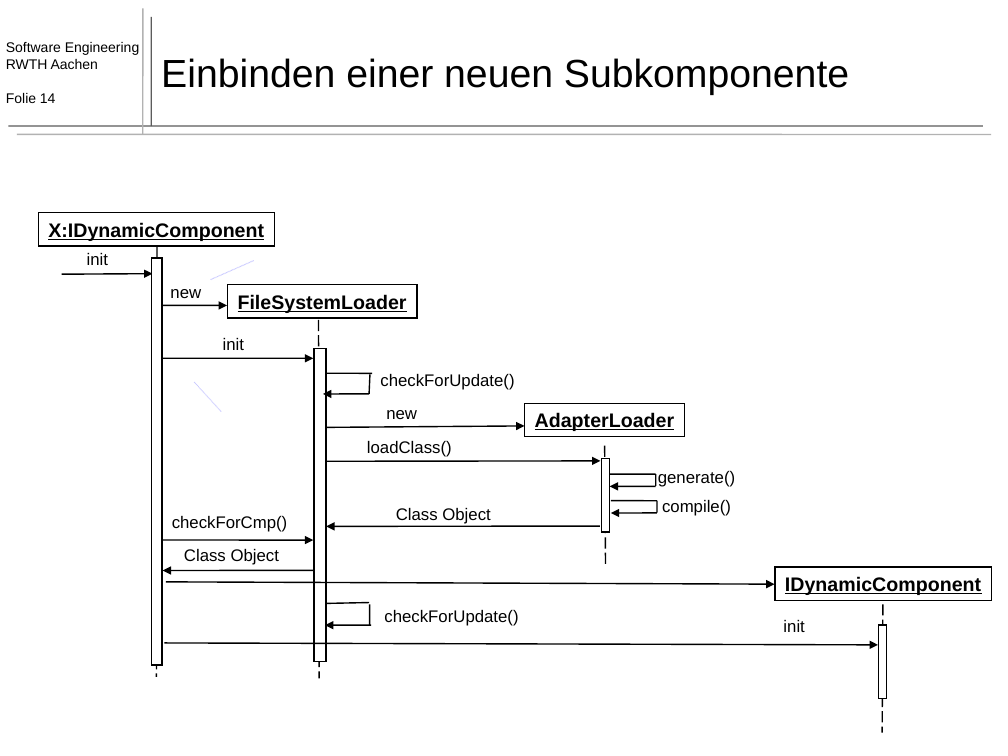
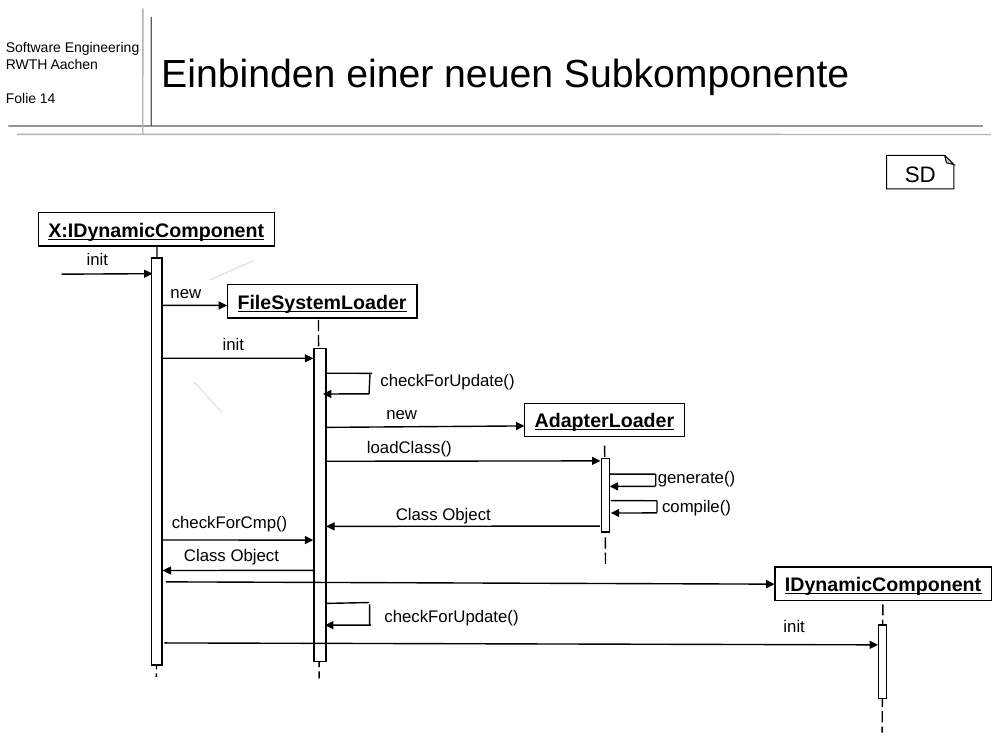
Before and after one commit to MontiCore/montiarc, a slide deck: slide 14 of ComponentInstatiation.ppt. Drawn at 1008x756 pixels with LibreOffice and Linux fonts; fonts in the diff are those of the drawing. Boxes give left, top, right and bottom in pixels: in the first picture for what was removed or moved away, otherwise in the second. Text is boxed around its words. In the diff, an @@ line names an element or a change of style, - is before the commit and + after.

```diff
--- a/ComponentInstatiation.ppt
+++ b/ComponentInstatiation.ppt
@@ folded corner added at <box>887,155,955,188</box>, fill #FFFFFF, outline #000000 0.74 pt, 16 pt, text #000000 @@
+SD
```
Also in this commit, not shown: 2 other slides changed, 14 other files.
